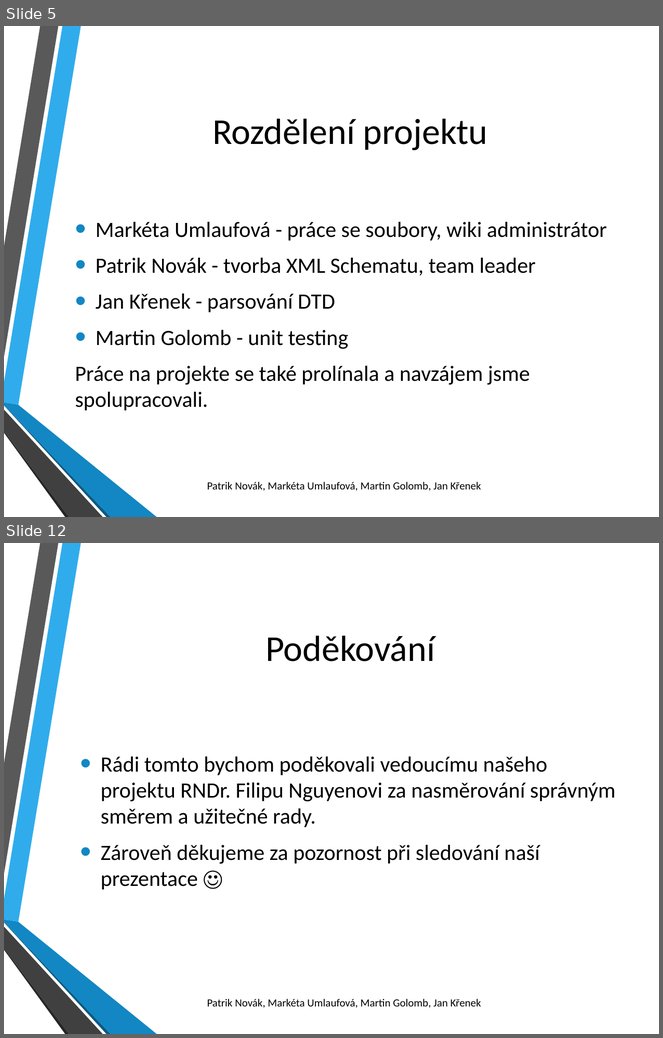
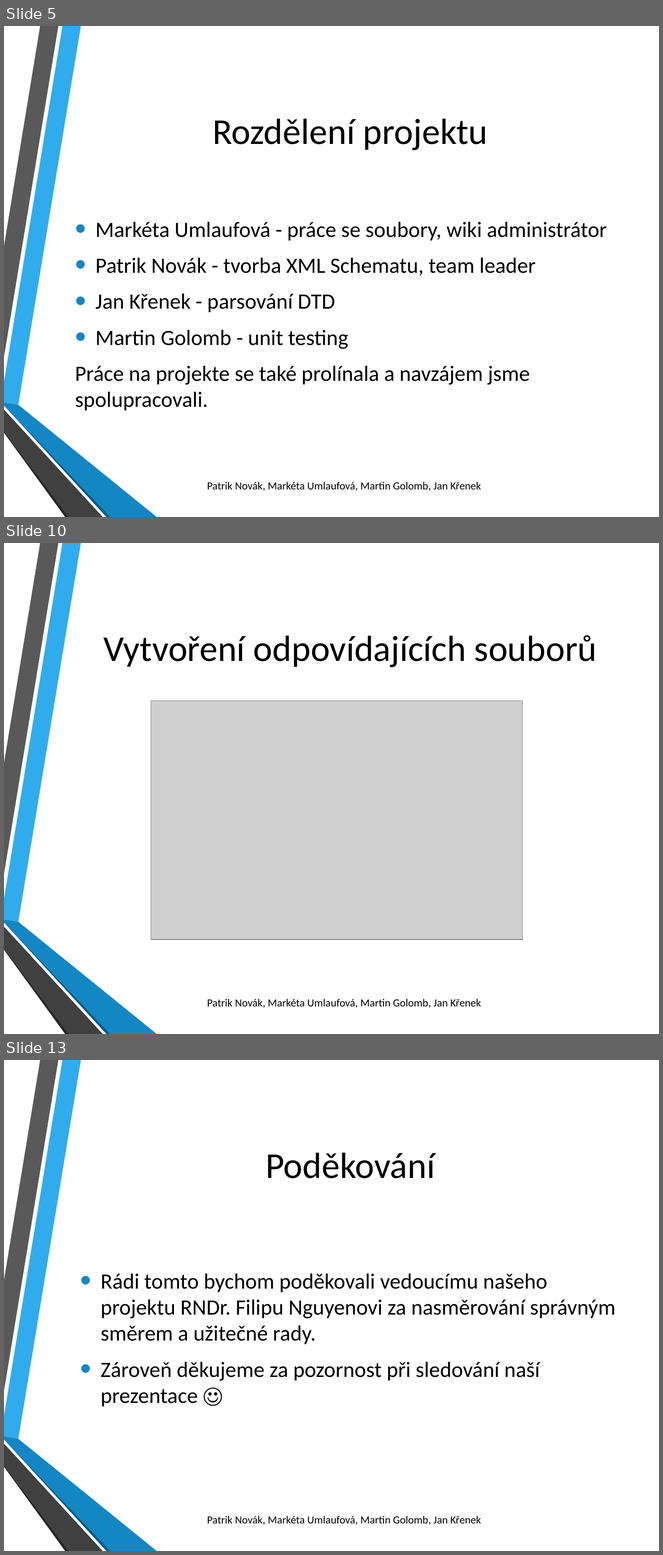
Before and after one commit to mmarky27/pb138_projekt, a slide deck: prezentace.pptx. Shown one above the other, each under a label of ours: slides 5 and 12 before the commit, slides 5, 10 and 13 after it; the slides between them are not shown. The pictures are 663x1038 and 663x1555 pixels, drawn with LibreOffice and Linux fonts; fonts in the diff are those of the drawing; grey boxes stand for pictures; background and template pictures are left out. Boxes give left, top, right and bottom in pixels: in the first picture for what was removed or moved away, otherwise in the second. Text is boxed around its words. In the diff, an @@ line names an element or a change of style, - is before the commit and + after.

```diff
--- a/prezentace.pptx
+++ b/prezentace.pptx
@@ slide 10 added at (4, 543, 659, 1034), background picture (left out); not listed: 6 template elements that a slide beside it also shows @@
@@ title added at (103, 635, 597, 667), 40 pt, text #000000 @@
+Vytvoření odpovídajících souborů
@@ picture added at (151, 701, 522, 939) @@
@@ text added at (207, 999, 481, 1008), 12 pt, text #000000 @@
+Patrik Novák, Markéta Umlaufová, Martin Golomb, Jan Křenek
@@ what was slide 12 is now slide 13 @@
```
Also in this commit, not shown: 6 slides changed.
